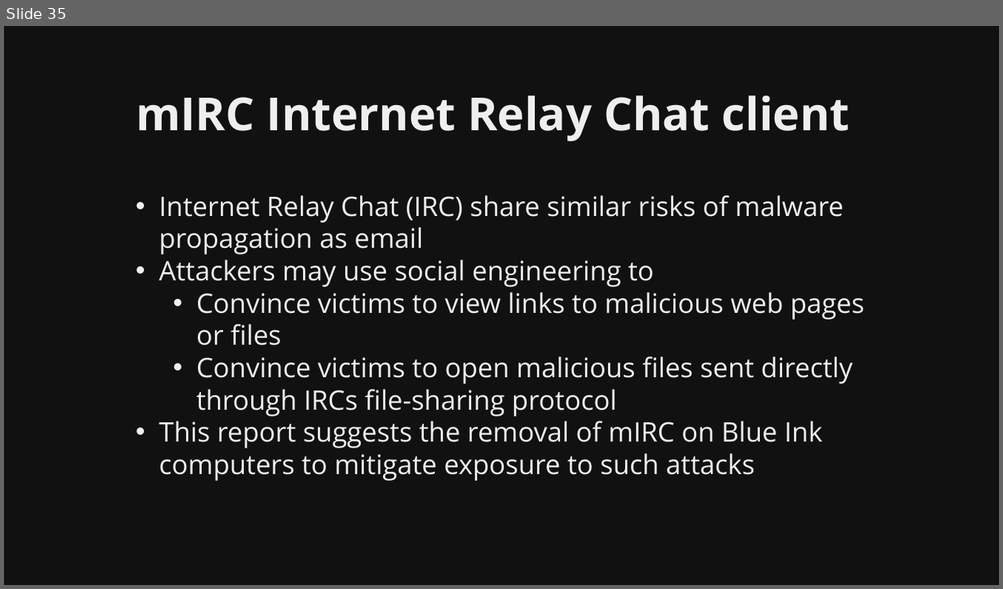
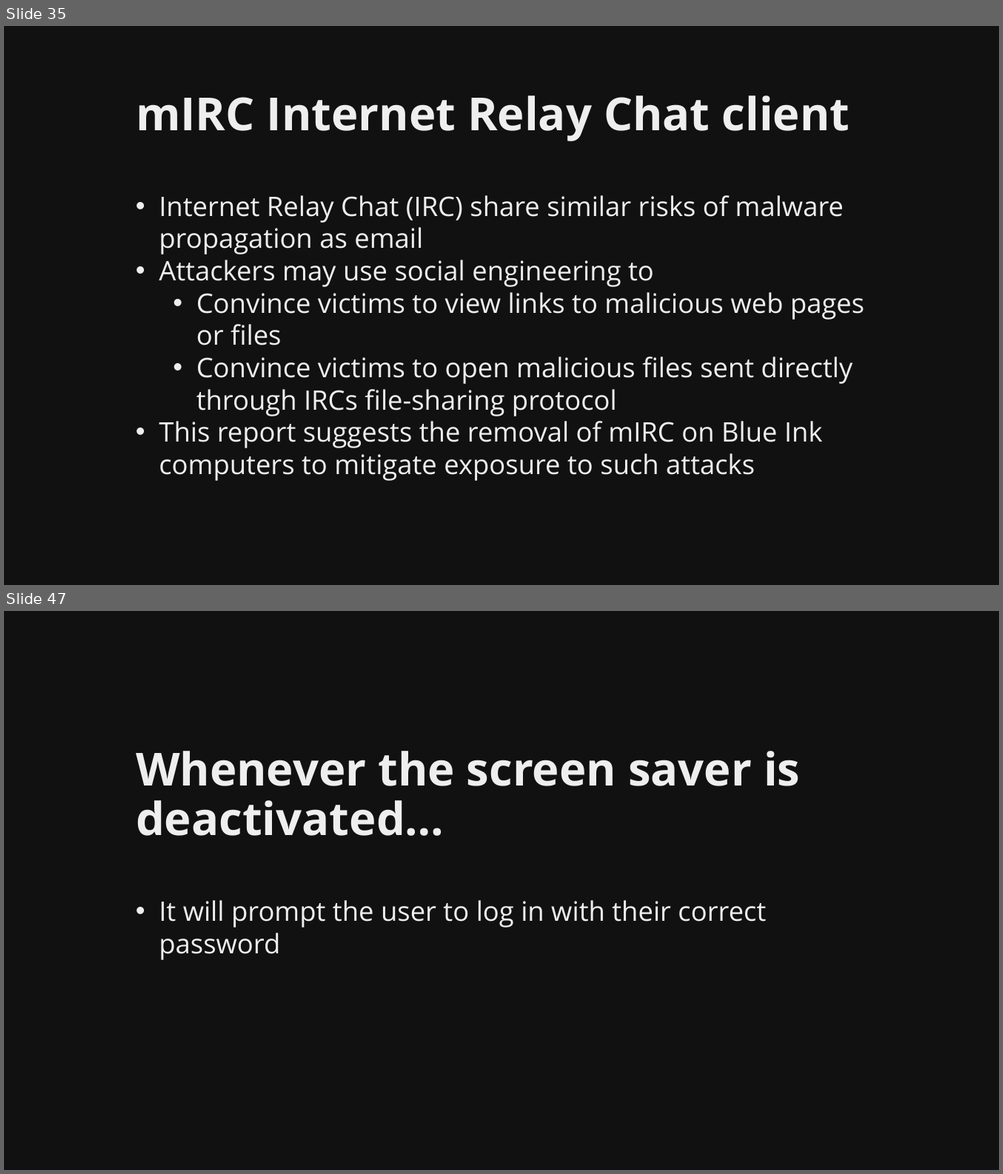
Before and after one commit to martymcflywa/ecu, a slide deck: year_1/sem_2/CSI1101_computer_security/0b_assignment_2_[22MAY15_0900]/dev/CSI1101_PONCE_A2_v01.pptx. Shown one above the other, each under a label of ours: slide 35 before the commit, slides 35 and 47 after it; the slides between them are not shown. The pictures are 1003x589 and 1003x1174 pixels, drawn with LibreOffice and Linux fonts; fonts in the diff are those of the drawing. Boxes give left, top, right and bottom in pixels: in the first picture for what was removed or moved away, otherwise in the second. Text is boxed around its words. In the diff, an @@ line names an element or a change of style, - is before the commit and + after.

Commit message:
CSI1101 A2: finished password protection, todo choosing password

```diff
--- a/year_1/sem_2/CSI1101_computer_security/0b_assignment_2_[22MAY15_0900]/dev/CSI1101_PONCE_A2_v01.pptx
+++ b/year_1/sem_2/CSI1101_computer_security/0b_assignment_2_[22MAY15_0900]/dev/CSI1101_PONCE_A2_v01.pptx
@@ slide 47 added at box(4, 611, 999, 1170), background #111111 @@
@@ title added at box(136, 751, 800, 836), 44 pt, text #EEEEEE, bold @@
+Whenever the screen saver is deactivated…
@@ text added at box(159, 900, 765, 960), 26 pt, text #EEEEEE @@
+• It will prompt the user to log in with their correct password
```
Also in this commit, not shown: 2 slides changed, 12 other slides added, 8 other files.
